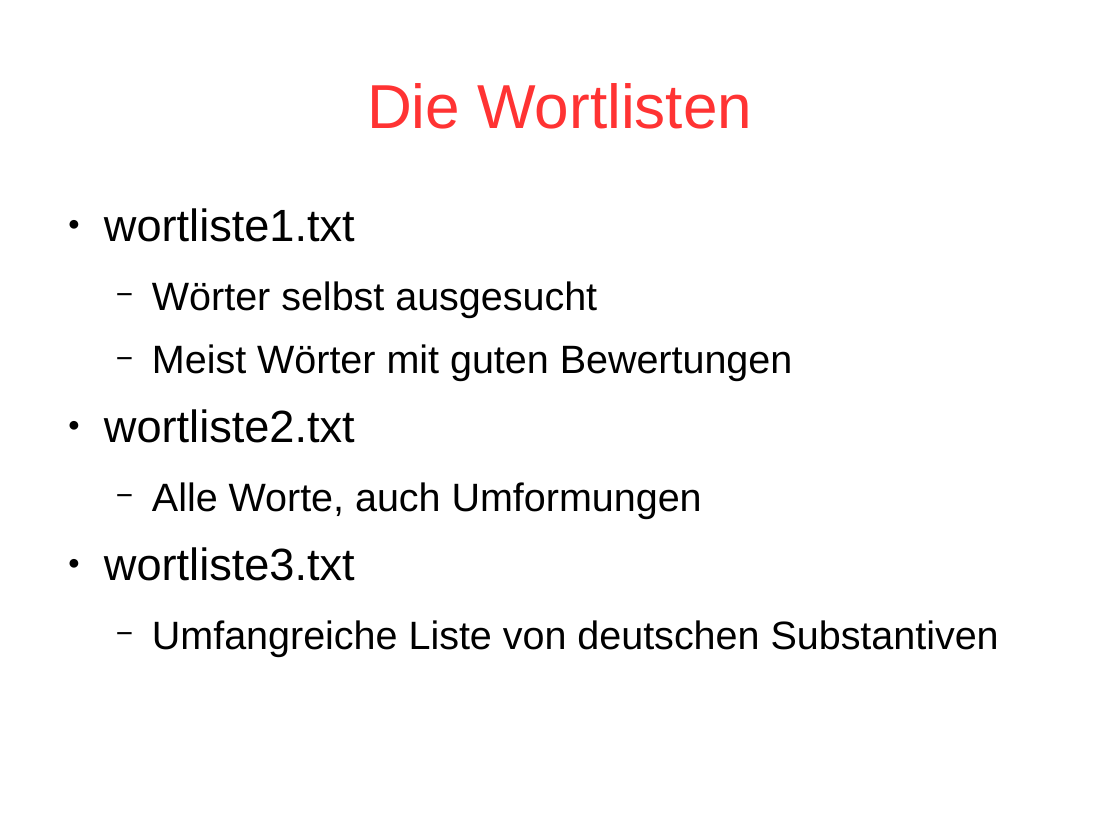
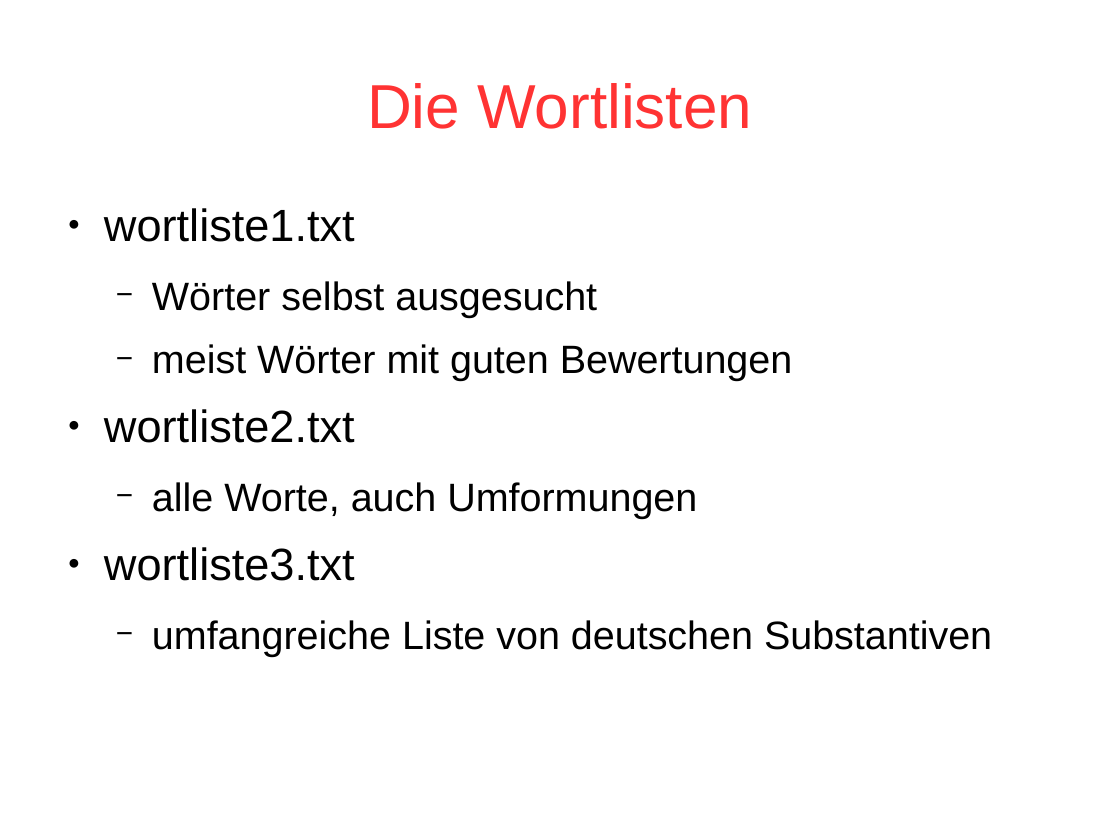
Before and after one commit to dodonator/hangman_java, a slide deck: slide 12 of Hangman.odp. Drawn at 1120x840 pixels with LibreOffice and Linux fonts; fonts in the diff are those of the drawing. Boxes give left, top, right and bottom in pixels: in the first picture for what was removed or moved away, otherwise in the second. Text is boxed around its words. In the diff, an @@ line names an element or a change of style, - is before the commit and + after.

Commit message:
Präsentation

```diff
--- a/Hangman.odp
+++ b/Hangman.odp
@@ text at box(152, 344, 793, 381): text changed @@
-  − Meist Wörter mit guten Bewertungen
+  − meist Wörter mit guten Bewertungen
@@ text at box(152, 482, 697, 519): text changed @@
-  − Alle Worte, auch Umformungen
+  − alle Worte, auch Umformungen
@@ text at box(152, 620, 992, 656): text changed @@
-  − Umfangreiche Liste von deutschen Substantiven
+  − umfangreiche Liste von deutschen Substantiven
```
Also in this commit, not shown: 1 other slide changed, 1 other file.
